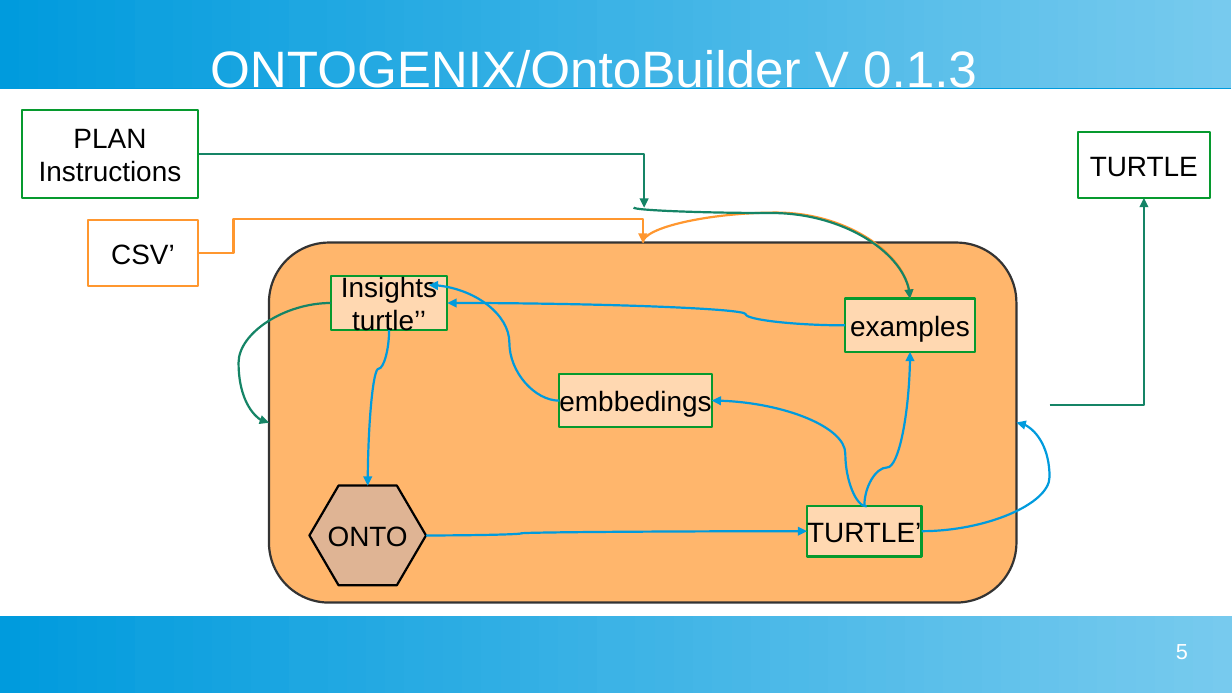
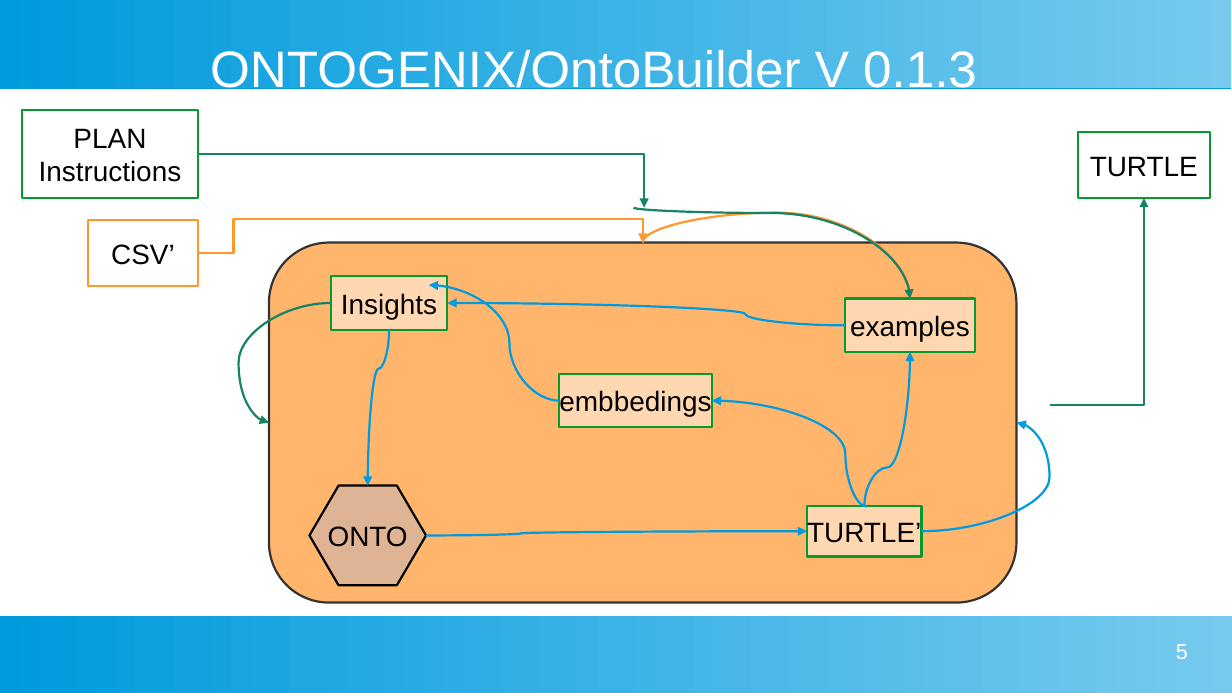
Before and after one commit to tecnomod-um/OntoGenix, a slide deck: slide 5 of IDEAS.odp. Drawn at 1232x693 pixels with LibreOffice and Linux fonts; fonts in the diff are those of the drawing. Boxes give left, top, right and bottom in pixels: in the first picture for what was removed or moved away, otherwise in the second. Text is boxed around its words. In the diff, an @@ line names an element or a change of style, - is before the commit and + after.

```diff
--- a/IDEAS.odp
+++ b/IDEAS.odp
@@ text in rectangle at box(352, 309, 426, 336): paragraph removed @@
-turtle’’
```
Also in this commit, not shown: 7 other files.
